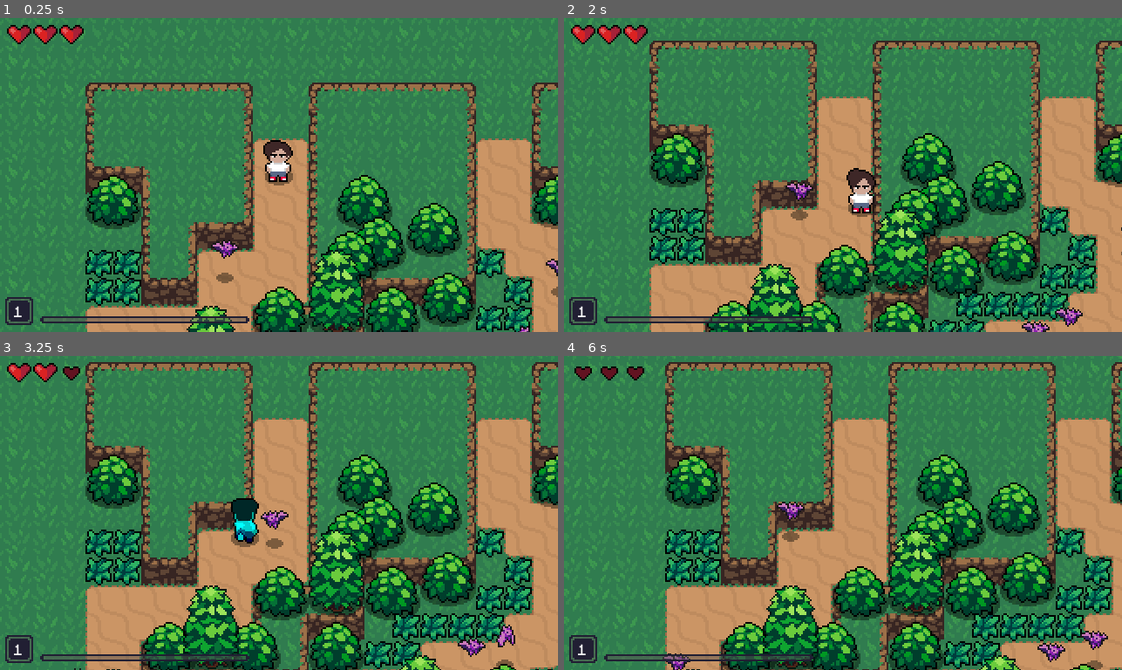
Above: before the commit, frames 1-4 (two rows, left to right).
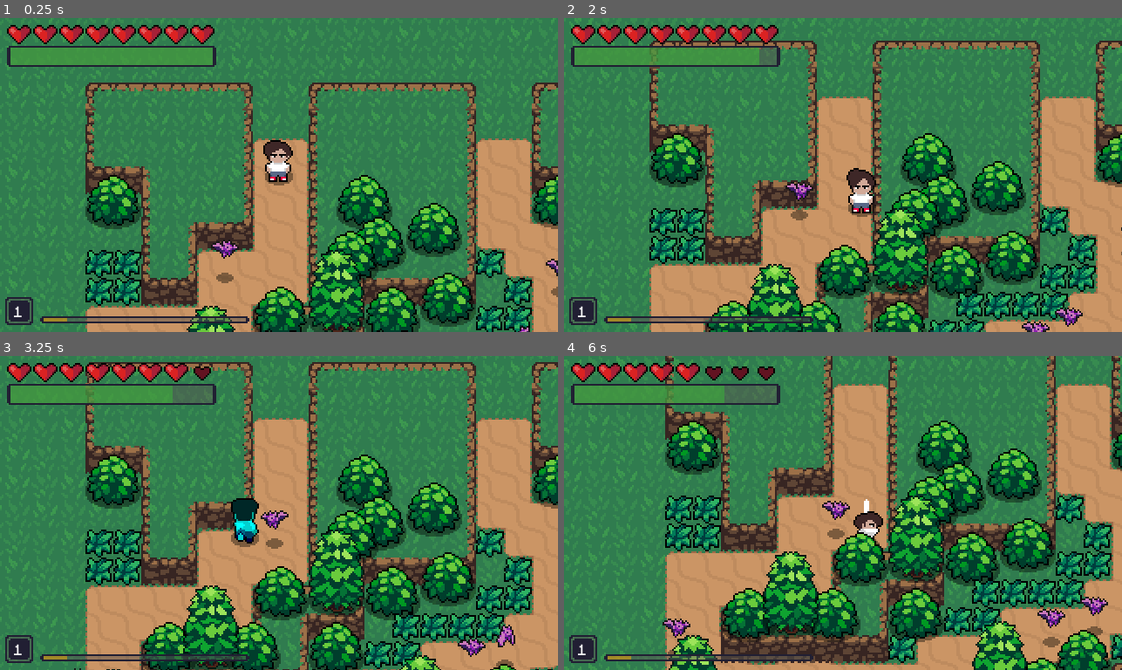
Above: after the commit, the same moments.

Repository: willior/Action_RPG_1
Game: Godot game, scene res://World.tscn
Same seed, same stepped clock (60 frames per second), same inputs: the game is played once before the commit and once after it.
Inputs:
- Up to frame 1 (0.25 s): no input
- Up to frame 2 (2 s): hold Right (ui_right) 0.53-1.28 s; tap B (roll) at 0.6, 1.55 s; hold Down (ui_down) from 1.28 s (still down); tap V (attack) at 1.35 s
- Up to frame 3 (3.25 s): release Down (ui_down) at 2.03 s; hold Right (ui_right) 2.03-2.78 s; tap B (roll) at 2.1, 2.85 s; hold Up (ui_up) from 2.78 s (still down)
- Up to frame 4 (6 s): release Up (ui_up) at 3.53 s; hold Left (ui_left) 3.53-5.03 s; tap V (attack) at 3.6, 5.85 s; tap B (roll) at 3.8, 4.35, 5.1 s; hold Down (ui_down) 5.03-5.78 s; hold Right (ui_right) from 5.78 s (still down)

The runs differ from the first frame. In frame 1, 1.4% of the frame differs, in the area x 1-39%, y 2-97%; in frame 2, 1.6%; in frame 3, 1.7%; in frame 4, 54%, in the area x 0-100%, y 0-100%.

Commit message:
added stamina drain to rolls / stamina bar display

Diff:
--- a/World.tscn
+++ b/World.tscn
@@ -12,6 +12,11 @@
 [ext_resource path="res://assets/UI/ExpBar.tscn" type="PackedScene" id=10]
 [ext_resource path="res://assets/UI/pixelBlack.png" type="Texture" id=11]
 [ext_resource path="res://World.gd" type="Script" id=12]
+[ext_resource path="res://assets/UI/StaminaBar.gd" type="Script" id=13]
+[ext_resource path="res://assets/UI/StaminaBar.tscn" type="PackedScene" id=14]
+[ext_resource path="res://assets/UI/3x6_XPprogress.png" type="Texture" id=15]
+[ext_resource path="res://assets/UI/3x6_XPunder.png" type="Texture" id=16]
+[ext_resource path="res://assets/UI/3x6_XPover.png" type="Texture" id=17]
 
 [sub_resource type="TileSet" id=1]
 resource_local_to_scene = true
@@ -516,6 +521,7 @@
 current = true
 drag_margin_h_enabled = true
 drag_margin_v_enabled = true
+drag_margin_top = 0.1
 
 [node name="YSort" type="YSort" parent="."]
 pause_mode = 1
@@ -671,6 +677,30 @@
 margin_bottom = 16.0
 
 [node name="ExpBar" parent="GUI" instance=ExtResource( 10 )]
+
+[node name="StaminaBar" parent="GUI" instance=ExtResource( 14 )]
+margin_left = 4.0
+margin_top = 16.0
+margin_right = 64.0
+margin_bottom = 28.0
+script = ExtResource( 13 )
+
+[node name="StaminaBarTexture" type="TextureProgress" parent="GUI/StaminaBar"]
+anchor_right = 1.0
+anchor_bottom = 1.0
+value = 100.0
+texture_under = ExtResource( 16 )
+texture_over = ExtResource( 17 )
+texture_progress = ExtResource( 15 )
+tint_progress = Color( 0.230905, 0.738281, 0.213409, 0.501961 )
+nine_patch_stretch = true
+stretch_margin_left = 2
+stretch_margin_top = 1
+stretch_margin_right = 2
+stretch_margin_bottom = 1
+__meta__ = {
+"_edit_use_anchors_": false
+}
 
 [node name="Dim" type="TextureRect" parent="GUI"]
 visible = false
@@ -684,3 +714,5 @@
 }
 
 [editable path="GUI/ExpBar"]
+
+[editable path="GUI/StaminaBar"]
--- a/assets/Player/Player.gd
+++ b/assets/Player/Player.gd
@@ -55,6 +55,7 @@
 	input_vector.x = Input.get_action_strength("ui_right") - Input.get_action_strength ("ui_left")
 	input_vector.y = Input.get_action_strength("ui_down") - Input.get_action_strength("ui_up")
 	input_vector = input_vector.normalized()
+	stats.stamina += 0.1
 
 	# if player is moving
 	if input_vector != Vector2.ZERO:
@@ -110,7 +111,11 @@
 
 	stats.max_health += 1
 	stats.health += 1
+	stats.max_stamina += 15
 	stats.strength += 1
+
+func roll_stamina_drain():
+	stats.stamina -= 15
 
 func roll_state():
 	if roll_moving:
--- a/assets/Player/Player.tscn
+++ b/assets/Player/Player.tscn
@@ -511,7 +511,7 @@
 "values": [ 6 ]
 }
 
-[sub_resource type="Animation" id=15]
+[sub_resource type="Animation" id=71]
 length = 0.5
 tracks/0/type = "value"
 tracks/0/path = NodePath("Sprite:frame")
@@ -532,9 +532,12 @@
 tracks/1/imported = false
 tracks/1/enabled = true
 tracks/1/keys = {
-"times": PoolRealArray( 0.3, 0.5 ),
-"transitions": PoolRealArray( 1, 1 ),
-"values": [ {
+"times": PoolRealArray( 0, 0.3, 0.5 ),
+"transitions": PoolRealArray( 1, 1, 1 ),
+"values": [ {
+"args": [  ],
+"method": "roll_stamina_drain"
+}, {
 "args": [  ],
 "method": "roll_stop"
 }, {
@@ -569,7 +572,7 @@
 "times": PoolRealArray( 0.1 )
 }
 
-[sub_resource type="Animation" id=16]
+[sub_resource type="Animation" id=72]
 length = 0.5
 tracks/0/type = "value"
 tracks/0/path = NodePath("Sprite:frame")
@@ -590,9 +593,12 @@
 tracks/1/imported = false
 tracks/1/enabled = true
 tracks/1/keys = {
-"times": PoolRealArray( 0.3, 0.5 ),
-"transitions": PoolRealArray( 1, 1 ),
-"values": [ {
+"times": PoolRealArray( 0, 0.3, 0.5 ),
+"transitions": PoolRealArray( 1, 1, 1 ),
+"values": [ {
+"args": [  ],
+"method": "roll_stamina_drain"
+}, {
 "args": [  ],
 "method": "roll_stop"
 }, {
@@ -627,7 +633,7 @@
 "times": PoolRealArray( 0.1 )
 }
 
-[sub_resource type="Animation" id=17]
+[sub_resource type="Animation" id=73]
 length = 0.5
 tracks/0/type = "value"
 tracks/0/path = NodePath("Sprite:frame")
@@ -648,9 +654,12 @@
 tracks/1/imported = false
 tracks/1/enabled = true
 tracks/1/keys = {
-"times": PoolRealArray( 0.3, 0.5 ),
-"transitions": PoolRealArray( 1, 1 ),
-"values": [ {
+"times": PoolRealArray( 0, 0.3, 0.5 ),
+"transitions": PoolRealArray( 1, 1, 1 ),
+"values": [ {
+"args": [  ],
+"method": "roll_stamina_drain"
+}, {
 "args": [  ],
 "method": "roll_stop"
 }, {
@@ -685,7 +694,7 @@
 "times": PoolRealArray( 0.1 )
 }
 
-[sub_resource type="Animation" id=18]
+[sub_resource type="Animation" id=74]
 length = 0.5
 tracks/0/type = "value"
 tracks/0/path = NodePath("Sprite:frame")
@@ -706,9 +715,12 @@
 tracks/1/imported = false
 tracks/1/enabled = true
 tracks/1/keys = {
-"times": PoolRealArray( 0.3, 0.5 ),
-"transitions": PoolRealArray( 1, 1 ),
-"values": [ {
+"times": PoolRealArray( 0, 0.3, 0.5 ),
+"transitions": PoolRealArray( 1, 1, 1 ),
+"values": [ {
+"args": [  ],
+"method": "roll_stamina_drain"
+}, {
 "args": [  ],
 "method": "roll_stop"
 }, {
@@ -962,14 +974,13 @@
 transitions = [ "Idle", "Run", SubResource( 48 ), "Run", "Idle", SubResource( 49 ), "Idle", "Attack", SubResource( 50 ), "Attack", "Idle", SubResource( 51 ), "Idle", "Roll", SubResource( 52 ), "Roll", "Idle", SubResource( 53 ), "Idle", "Hit", SubResource( 54 ), "Hit", "Idle", SubResource( 55 ) ]
 start_node = "Idle"
 
-[sub_resource type="AnimationNodeStateMachinePlayback" id=57]
-
-[sub_resource type="CapsuleShape2D" id=59]
+[sub_resource type="AnimationNodeStateMachinePlayback" id=79]
+
+[sub_resource type="CapsuleShape2D" id=80]
 radius = 5.0
 height = 0.0
 
-[sub_resource type="Animation" id=60]
-resource_name = "Start"
+[sub_resource type="Animation" id=81]
 length = 0.2
 loop = true
 tracks/0/type = "value"
@@ -985,8 +996,7 @@
 "values": [ true, false ]
 }
 
-[sub_resource type="Animation" id=61]
-resource_name = "Stop"
+[sub_resource type="Animation" id=82]
 length = 0.1
 tracks/0/type = "value"
 tracks/0/path = NodePath("Sprite:material:shader_param/active")
@@ -1010,44 +1020,44 @@
 texture = ExtResource( 6 )
 
 [node name="Sprite" type="Sprite" parent="."]
-material = SubResource( 1 )
+material = SubResource( 57 )
 position = Vector2( 0, -9 )
 texture = ExtResource( 2 )
 hframes = 60
-frame = 40
+frame = 36
 
 [node name="CollisionShape2D" type="CollisionShape2D" parent="."]
 rotation = -1.5708
-shape = SubResource( 2 )
+shape = SubResource( 58 )
 
 [node name="PlayerStats" parent="." instance=ExtResource( 10 )]
 
 [node name="AnimationPlayer" type="AnimationPlayer" parent="."]
-anims/AttackDown = SubResource( 3 )
-anims/AttackLeft = SubResource( 4 )
-anims/AttackRight = SubResource( 5 )
-anims/AttackUp = SubResource( 6 )
-anims/HitDown = SubResource( 7 )
-anims/HitLeft = SubResource( 8 )
-anims/HitRight = SubResource( 9 )
-anims/HitUp = SubResource( 10 )
-anims/IdleDown = SubResource( 11 )
-anims/IdleLeft = SubResource( 12 )
-anims/IdleRight = SubResource( 13 )
-anims/IdleUp = SubResource( 14 )
-anims/RollDown = SubResource( 15 )
-anims/RollLeft = SubResource( 16 )
-anims/RollRight = SubResource( 17 )
-anims/RollUp = SubResource( 18 )
-anims/RunDown = SubResource( 19 )
-anims/RunLeft = SubResource( 20 )
-anims/RunRight = SubResource( 21 )
-anims/RunUp = SubResource( 22 )
+anims/AttackDown = SubResource( 59 )
+anims/AttackLeft = SubResource( 60 )
+anims/AttackRight = SubResource( 61 )
+anims/AttackUp = SubResource( 62 )
+anims/HitDown = SubResource( 63 )
+anims/HitLeft = SubResource( 64 )
+anims/HitRight = SubResource( 65 )
+anims/HitUp = SubResource( 66 )
+anims/IdleDown = SubResource( 67 )
+anims/IdleLeft = SubResource( 68 )
+anims/IdleRight = SubResource( 69 )
+anims/IdleUp = SubResource( 70 )
+anims/RollDown = SubResource( 71 )
+anims/RollLeft = SubResource( 72 )
+anims/RollRight = SubResource( 73 )
+anims/RollUp = SubResource( 74 )
+anims/RunDown = SubResource( 75 )
+anims/RunLeft = SubResource( 76 )
+anims/RunRight = SubResource( 77 )
+anims/RunUp = SubResource( 78 )
 
 [node name="AnimationTree" type="AnimationTree" parent="."]
 tree_root = SubResource( 56 )
 anim_player = NodePath("../AnimationPlayer")
-parameters/playback = SubResource( 57 )
+parameters/playback = SubResource( 79 )
 parameters/Attack/blend_position = Vector2( 0, 1 )
 parameters/Hit/blend_position = Vector2( 0.00990105, 0.415018 )
 parameters/Idle/blend_position = Vector2( 0, 1 )
@@ -1065,15 +1075,15 @@
 
 [node name="CollisionShape2D" parent="Hurtbox" index="0"]
 position = Vector2( 0, -5 )
-shape = SubResource( 59 )
+shape = SubResource( 80 )
 disabled = true
 
 [node name="AudioStreamPlayer" type="AudioStreamPlayer" parent="."]
 stream = ExtResource( 8 )
 
 [node name="BlinkAnimationPlayer" type="AnimationPlayer" parent="."]
-anims/Start = SubResource( 60 )
-anims/Stop = SubResource( 61 )
+anims/Start = SubResource( 81 )
+anims/Stop = SubResource( 82 )
 
 [node name="Timer" type="Timer" parent="."]
 wait_time = 0.5
--- a/assets/Player/PlayerStats.tscn
+++ b/assets/Player/PlayerStats.tscn
@@ -3,8 +3,10 @@
 [sub_resource type="GDScript" id=1]
 script/source = "extends Node
 
-var max_health = 3 setget set_max_health
+var max_health = 8 setget set_max_health
 var health = max_health setget set_health
+var max_stamina = (max_health * 15) setget set_max_stamina
+var stamina = max_stamina setget set_stamina
 
 onready var strength = 1 setget set_strength
 
@@ -16,6 +18,8 @@
 signal no_health
 signal health_changed(value)
 signal max_health_changed(value)
+signal stamina_changed(value)
+signal max_stamina_changed(value)
 signal strength_changed(value)
 
 signal experience_changed(value)
@@ -33,6 +37,15 @@
 	emit_signal(\"health_changed\", health) # every time the health is set, emits a signal \"health_changed\" along with an argument, our new health value
 	if health <= 0:
 		emit_signal(\"no_health\")
+
+func set_max_stamina(value):
+	max_stamina = value
+	emit_signal(\"max_stamina_changed\", max_stamina)
+
+func set_stamina(value):
+	stamina = value
+	stamina = clamp(value, 0, max_stamina)
+	emit_signal(\"stamina_changed\", stamina)
 
 func set_strength(value):
 	strength = value
@@ -54,6 +67,7 @@
 	self.health = max_health
 	self.experience = experience_total
 	self.strength = strength
+	self.stamina = max_stamina
 "
 
 [node name="PlayerStats" type="Node"]
--- a/assets/UI/ExpBar.tscn
+++ b/assets/UI/ExpBar.tscn
@@ -52,7 +52,7 @@
 margin_bottom = 15.0
 rect_min_size = Vector2( 120, 3 )
 size_flags_vertical = 8
-max_value = 100.0
+min_value = -15.0
 rounded = true
 texture_under = ExtResource( 4 )
 texture_over = ExtResource( 5 )
--- a/assets/UI/HealthUI.gd
+++ b/assets/UI/HealthUI.gd
@@ -1,7 +1,7 @@
 extends Control
 
-var hearts = 4 setget set_hearts
-var max_hearts = 4 setget set_max_hearts
+var hearts setget set_hearts
+var max_hearts setget set_max_hearts
 
 onready var heartUIFull = $HeartUIFull
 onready var heartUIEmpty = $HeartUIEmpty
--- /dev/null
+++ b/assets/UI/StaminaBar.gd
@@ -0,0 +1,21 @@
+extends Control
+
+var stamina setget set_stamina
+var max_stamina setget set_max_stamina
+
+onready var stamBar = $StaminaBarTexture
+
+func set_stamina(value):
+	stamina = value
+	stamBar.value = stamina
+
+func set_max_stamina(value):
+	max_stamina = value
+	stamBar.max_value = max_stamina
+	stamBar.rect_size.x = max_stamina
+
+func _ready():
+	self.max_stamina = PlayerStats.max_stamina
+	self.stamina = PlayerStats.stamina
+	PlayerStats.connect("stamina_changed", self, "set_stamina")
+	PlayerStats.connect("max_stamina_changed", self, "set_max_stamina")
--- /dev/null
+++ b/assets/UI/StaminaBar.tscn
@@ -0,0 +1,8 @@
+[gd_scene format=2]
+
+[node name="StaminaBar" type="Control"]
+margin_right = 40.0
+margin_bottom = 40.0
+__meta__ = {
+"_edit_use_anchors_": false
+}
Not shown: 1 places in World.tscn that only renumber resources
Not shown: 16 places in assets/Player/Player.tscn that only renumber resources
